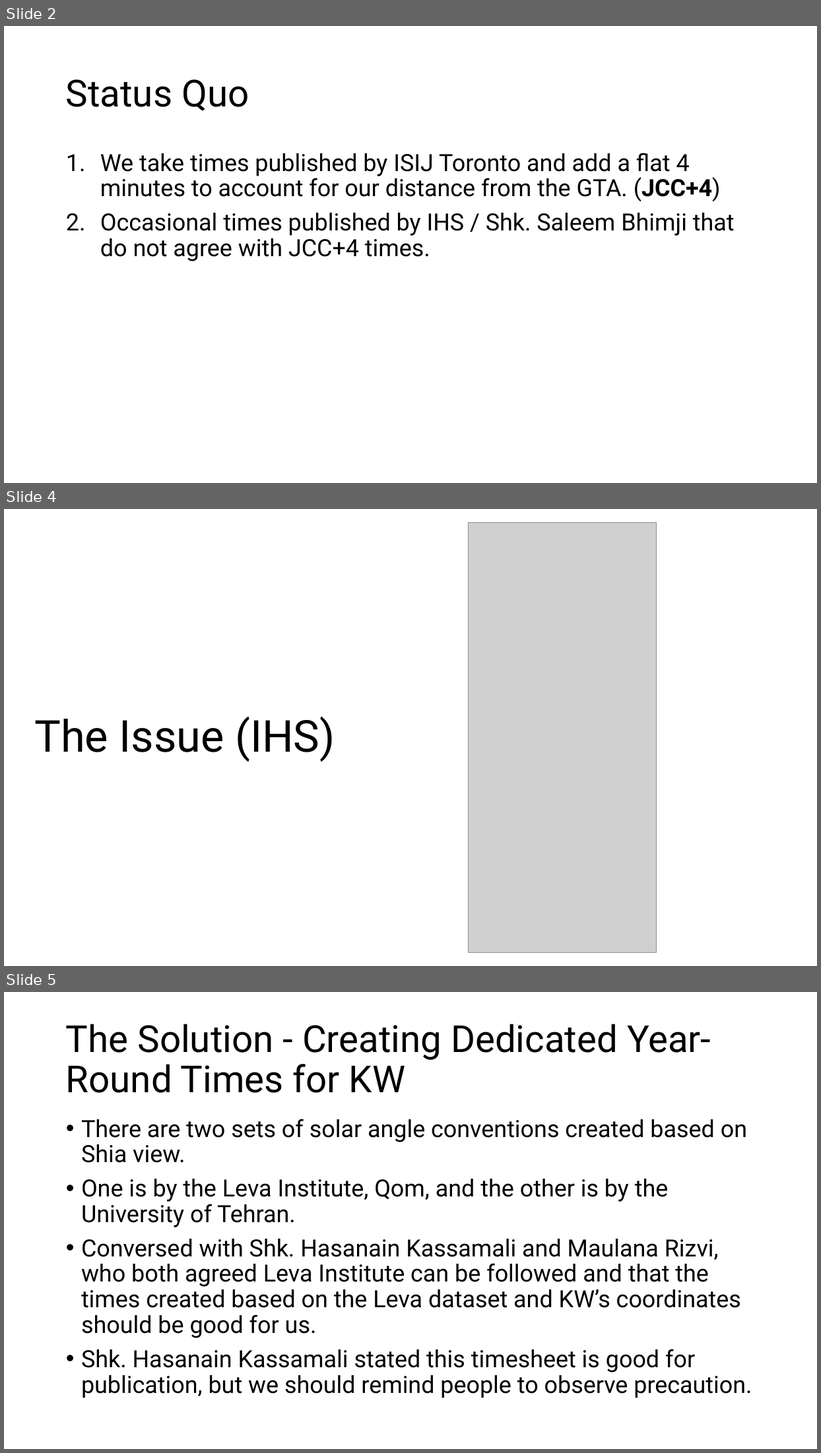
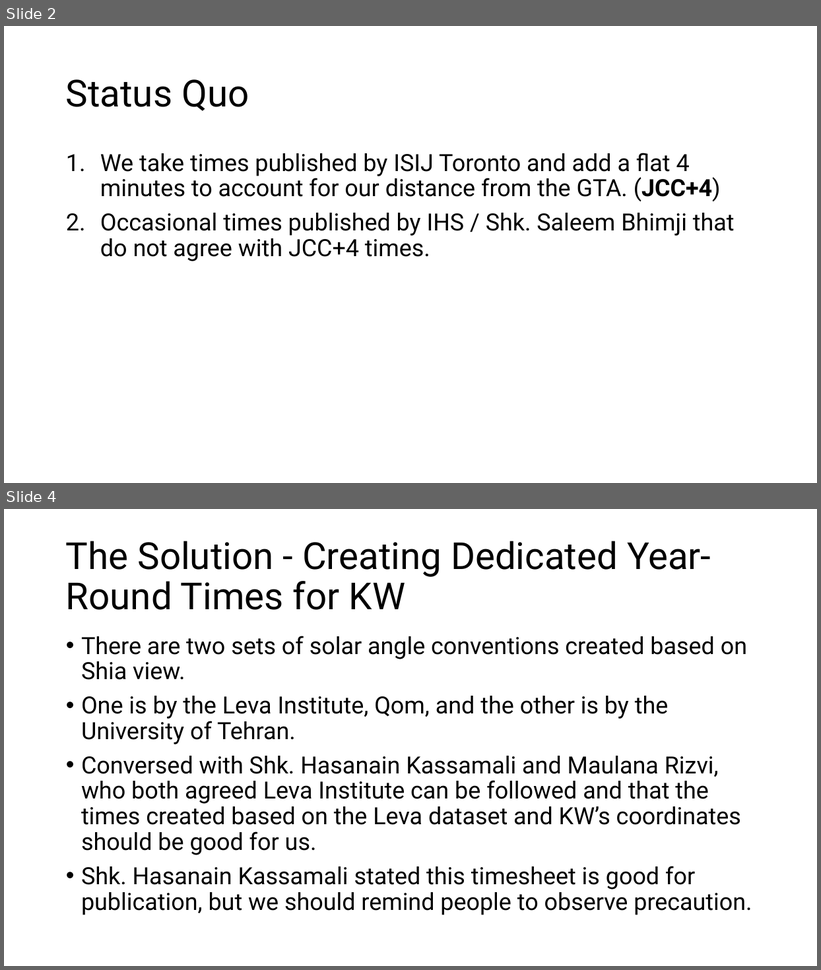
Before and after one commit to GhayurH/Slides, a slide deck: Salaah/Reports/Report.pptx. Shown one above the other, each under a label of ours: slides 2, 4 and 5 before the commit, slides 2 and 4 after it; the slides between them are not shown. The pictures are 821x1453 and 821x970 pixels, drawn with LibreOffice and Linux fonts; fonts in the diff are those of the drawing; grey boxes stand for pictures. Boxes give left, top, right and bottom in pixels: in the first picture for what was removed or moved away, otherwise in the second. Text is boxed around its words. In the diff, an @@ line names an element or a change of style, - is before the commit and + after.

```diff
--- a/Salaah/Reports/Report.pptx
+++ b/Salaah/Reports/Report.pptx
@@ slide 4 removed at [4, 509, 817, 966], background #FFFFFF @@
@@ picture removed at [468, 523, 656, 953] @@
@@ title removed at [34, 716, 335, 762] @@
-The Issue (IHS)
@@ what was slide 5 is now slide 4 @@
```
Also in this commit, not shown: 1 slide changed, 1 other file.
